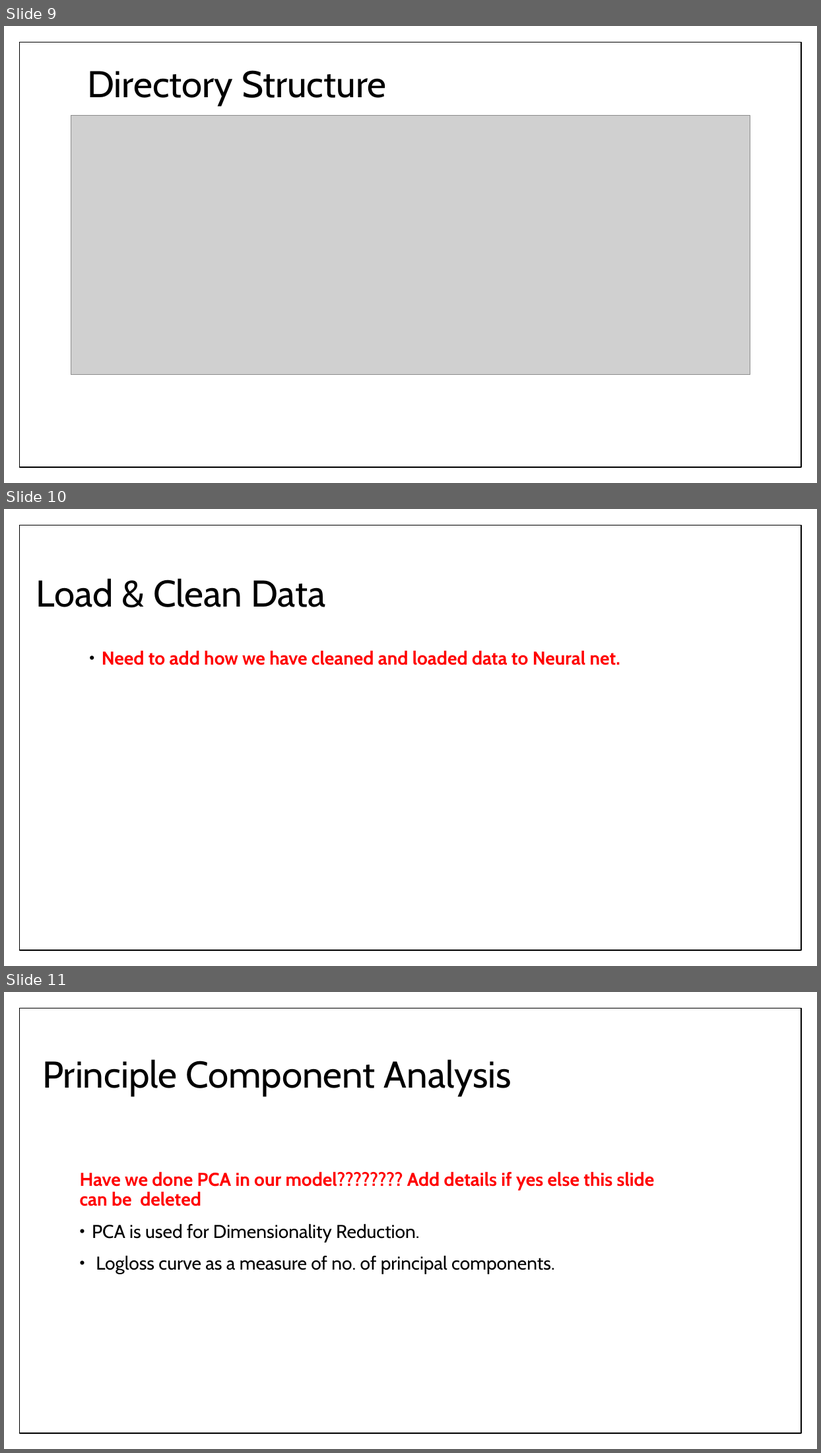
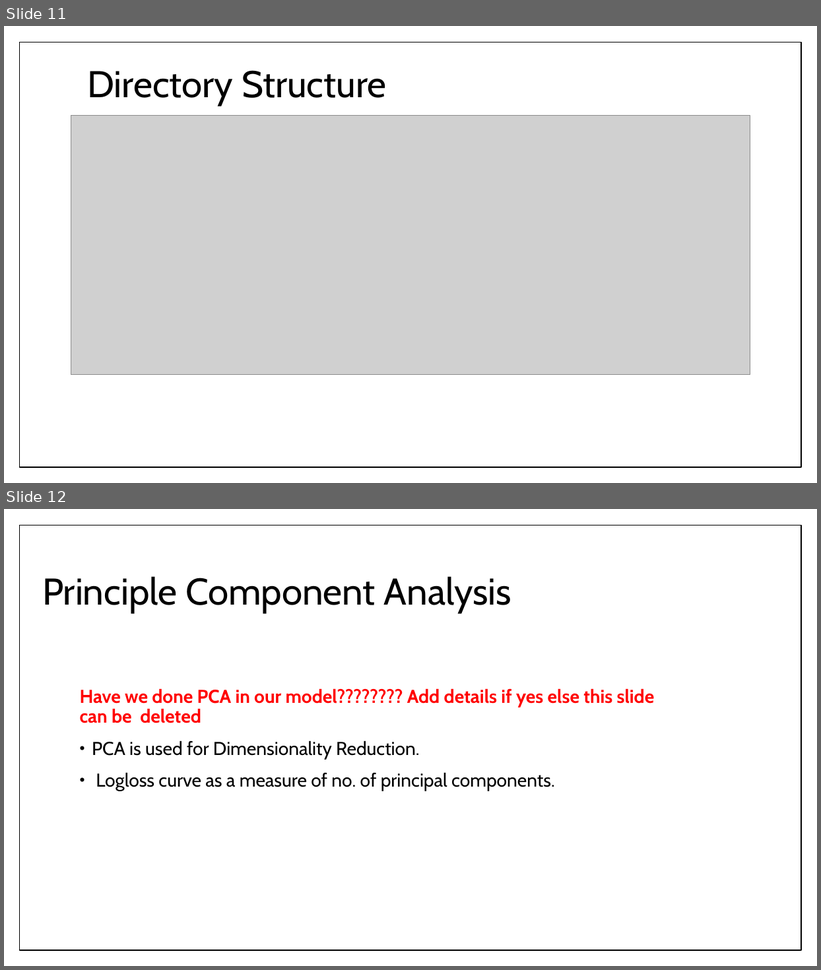
Before and after one commit to RoAjinkya/FlightDelay, a slide deck: docs/Final Presentation_FlightDelay.pptx. Shown one above the other, each under a label of ours: slides 9, 10 and 11 before the commit, slides 11 and 12 after it. The pictures are 821x1453 and 821x970 pixels, drawn with LibreOffice and Linux fonts; fonts in the diff are those of the drawing; grey boxes stand for pictures. Boxes give left, top, right and bottom in pixels: in the first picture for what was removed or moved away, otherwise in the second. Text is boxed around its words. In the diff, an @@ line names an element or a change of style, - is before the commit and + after.

```diff
--- a/docs/Final Presentation_FlightDelay.pptx
+++ b/docs/Final Presentation_FlightDelay.pptx
@@ slide 10 removed at [4, 509, 817, 966], background #FFFFFF; not listed: 1 template element that a slide beside it also shows @@
@@ title removed at [36, 578, 325, 607] @@
-Load & Clean Data
@@ text removed at [102, 650, 620, 665] @@
-• Need to add how we have cleaned and loaded data to Neural net.
@@ what was slide 9 is now slide 11 @@
@@ what was slide 11 is now slide 12 @@
```
Also in this commit, not shown: 1 slide changed, 2 slides added, 14 other files.
